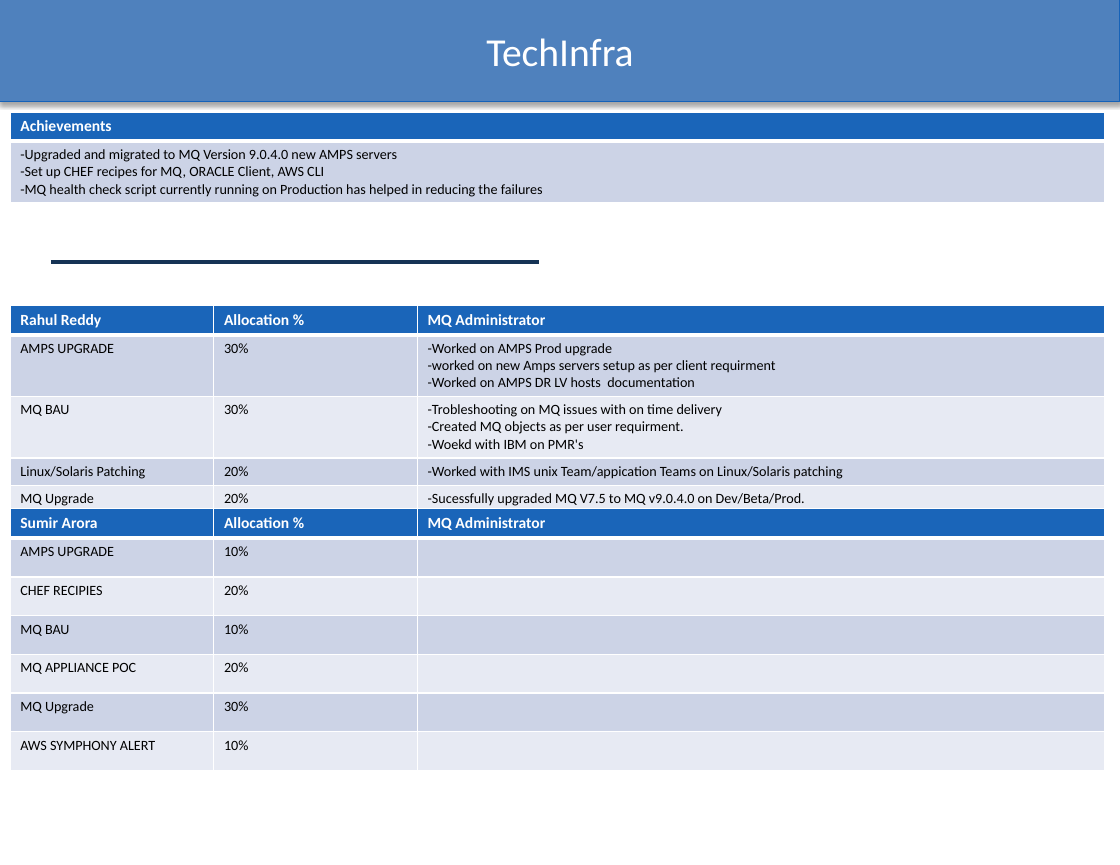
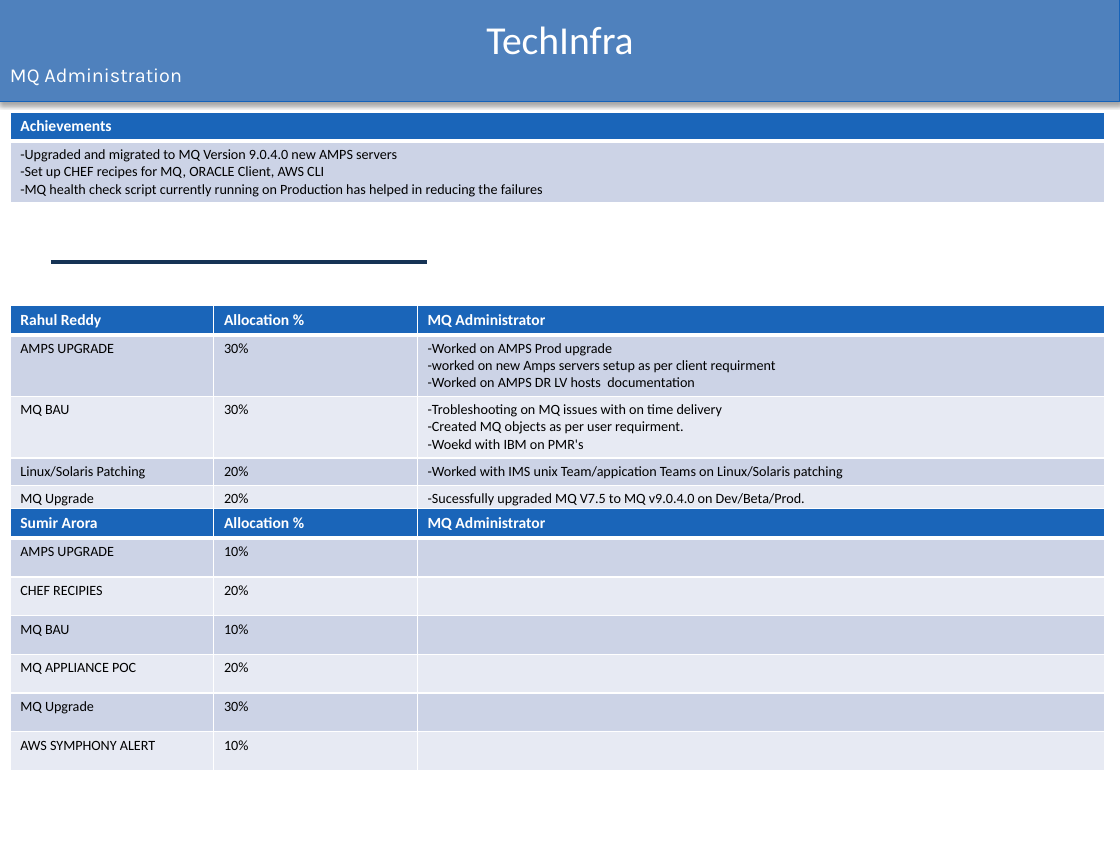
Before and after one commit to 0395ankit/Excel_to_ppt, a slide deck: slide 11 of output.pptx. Drawn at 1120x865 pixels with LibreOffice and Linux fonts; fonts in the diff are those of the drawing; background and template pictures are left out. Boxes give left, top, right and bottom in pixels: in the first picture for what was removed or moved away, otherwise in the second. Text is boxed around its words. In the diff, an @@ line names an element or a change of style, - is before the commit and + after.

```diff
--- a/output.pptx
+++ b/output.pptx
@@ text in rectangle at box(10, 68, 182, 85): paragraph added @@
+MQ Administration
@@ line moved from (51, 262) - (539, 262) to (51, 262) - (427, 262) @@
```
Also in this commit, not shown: 11 other slides changed, 3 other files.
